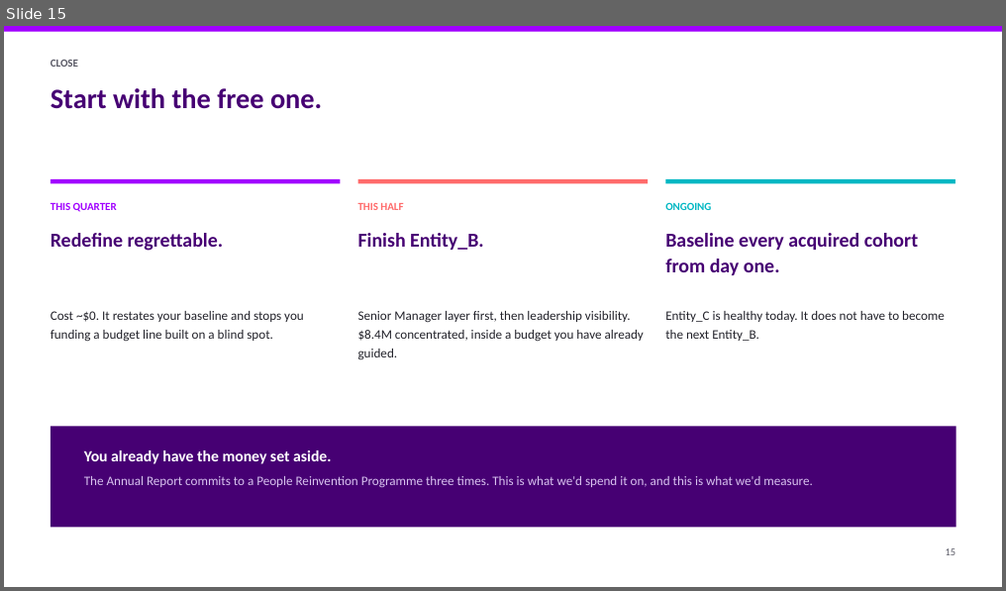
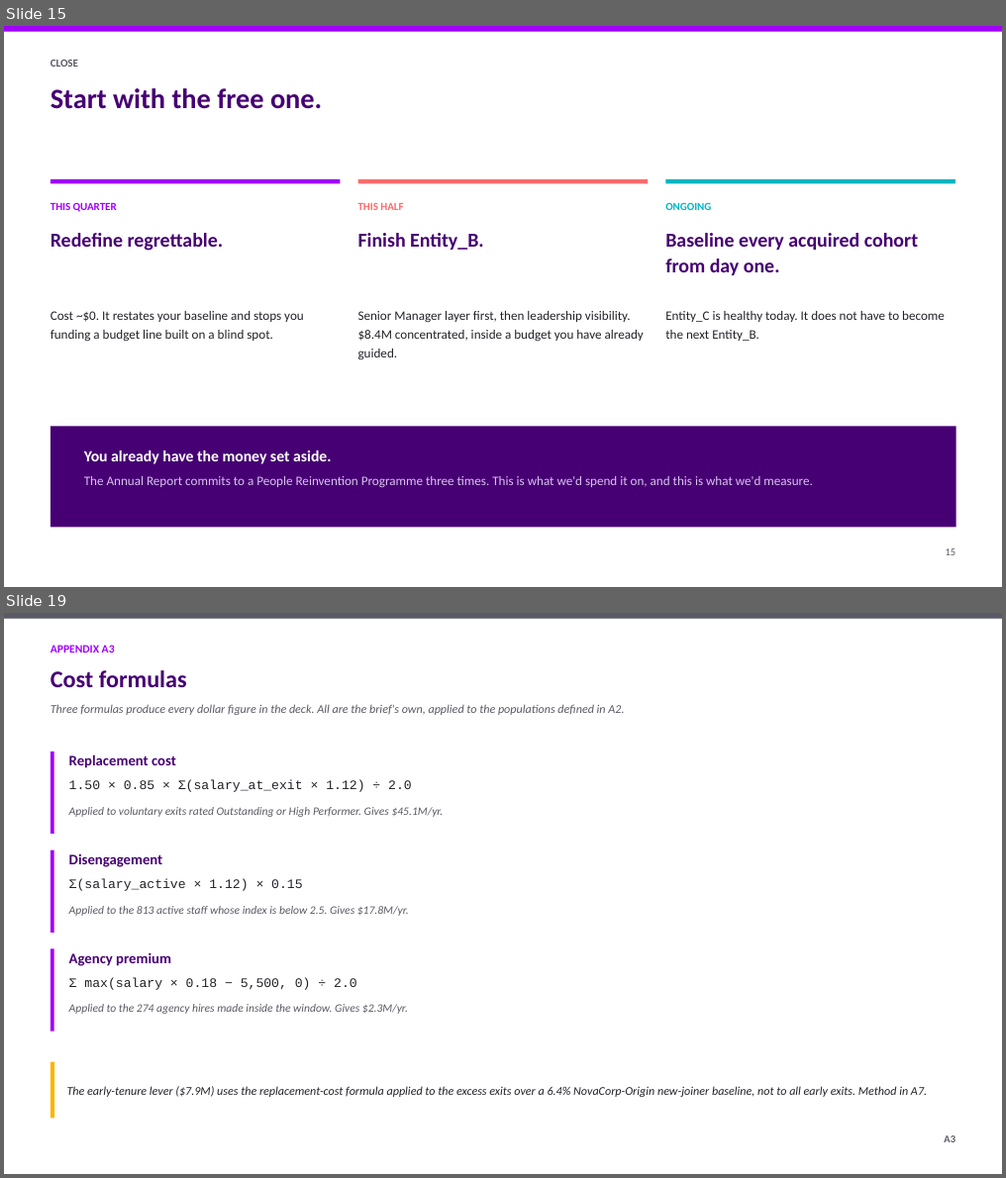
Before and after one commit to athxrva21/subaa_datathon, a slide deck: deck/NovaCorp_deck.pptx. Shown one above the other, each under a label of ours: slide 15 before the commit, slides 15 and 19 after it; the slides between them are not shown. The pictures are 1006x591 and 1006x1178 pixels, drawn with LibreOffice and Linux fonts; fonts in the diff are those of the drawing. Boxes give left, top, right and bottom in pixels: in the first picture for what was removed or moved away, otherwise in the second. Text is boxed around its words. In the diff, an @@ line names an element or a change of style, - is before the commit and + after.

Commit message:
feat(deck): add appendix A1-A14 and export full pdf

```diff
--- a/deck/NovaCorp_deck.pptx
+++ b/deck/NovaCorp_deck.pptx
@@ slide 19 added at (x1=4, y1=613, x2=1002, y2=1174), background #FFFFFF @@
@@ rectangle added at (x1=4, y1=613, x2=1002, y2=618), fill #5A5A66 @@
@@ text added at (x1=51, y1=645, x2=115, y2=653), 11 pt, text #A100FF, bold @@
+APPENDIX A3
@@ text added at (x1=51, y1=670, x2=187, y2=687), 23 pt, text #460073, bold @@
+Cost formulas
@@ text added at (x1=51, y1=704, x2=624, y2=715), 11.5 pt, text #5A5A66, italic @@
+Three formulas produce every dollar figure in the deck. All are the brief's own, applied to the populations defined in A2.
@@ rectangle added at (x1=51, y1=752, x2=54, y2=834), fill #A100FF @@
@@ text added at (x1=69, y1=755, x2=176, y2=768), 14 pt, text #460073, bold @@
+Replacement cost
@@ text added at (x1=69, y1=780, x2=412, y2=792), 12.5 pt, text #22222A @@
+1.50 × 0.85 × Σ(salary_at_exit × 1.12) ÷ 2.0
@@ text added at (x1=69, y1=807, x2=444, y2=817), 11 pt, text #5A5A66, italic @@
+Applied to voluntary exits rated Outstanding or High Performer. Gives $45.1M/yr.
@@ rectangle added at (x1=51, y1=851, x2=54, y2=933), fill #A100FF @@
@@ text added at (x1=69, y1=854, x2=163, y2=867), 14 pt, text #460073, bold @@
+Disengagement
@@ text added at (x1=69, y1=879, x2=302, y2=891), 12.5 pt, text #22222A @@
+Σ(salary_active × 1.12) × 0.15
@@ text added at (x1=69, y1=906, x2=409, y2=916), 11 pt, text #5A5A66, italic @@
+Applied to the 813 active staff whose index is below 2.5. Gives $17.8M/yr.
@@ rectangle added at (x1=51, y1=950, x2=54, y2=1032), fill #A100FF @@
@@ text added at (x1=69, y1=953, x2=171, y2=966), 14 pt, text #460073, bold @@
+Agency premium
@@ text added at (x1=69, y1=977, x2=357, y2=990), 12.5 pt, text #22222A @@
+Σ max(salary × 0.18 − 5,500, 0) ÷ 2.0
@@ text added at (x1=69, y1=1004, x2=408, y2=1014), 11 pt, text #5A5A66, italic @@
+Applied to the 274 agency hires made inside the window. Gives $2.3M/yr.
@@ rectangle added at (x1=51, y1=1062, x2=54, y2=1118), fill #FFB300 @@
@@ text added at (x1=67, y1=1086, x2=927, y2=1097), 11.5 pt, text #22222A, italic @@
+The early-tenure lever ($7.9M) uses the replacement-cost formula applied to the excess exits over a 6.4% NovaCorp-Origin new-joiner baseline, not to all early exits. Method in A7.
@@ text added at (x1=944, y1=1136, x2=955, y2=1143), 10 pt, text #5A5A66, bold @@
+A3
```
Also in this commit, not shown: 16 other slides added, 3 other files.
